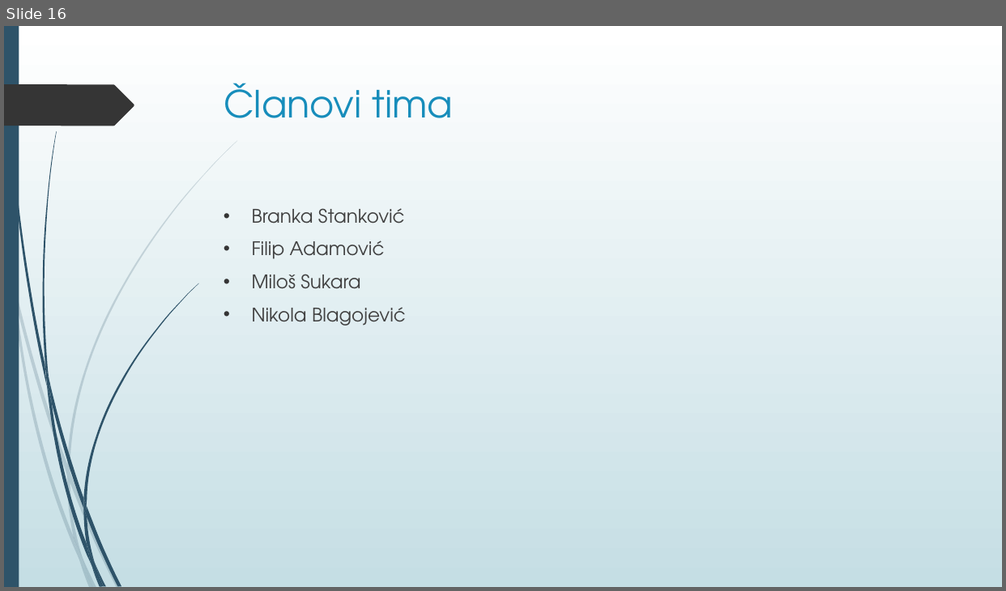
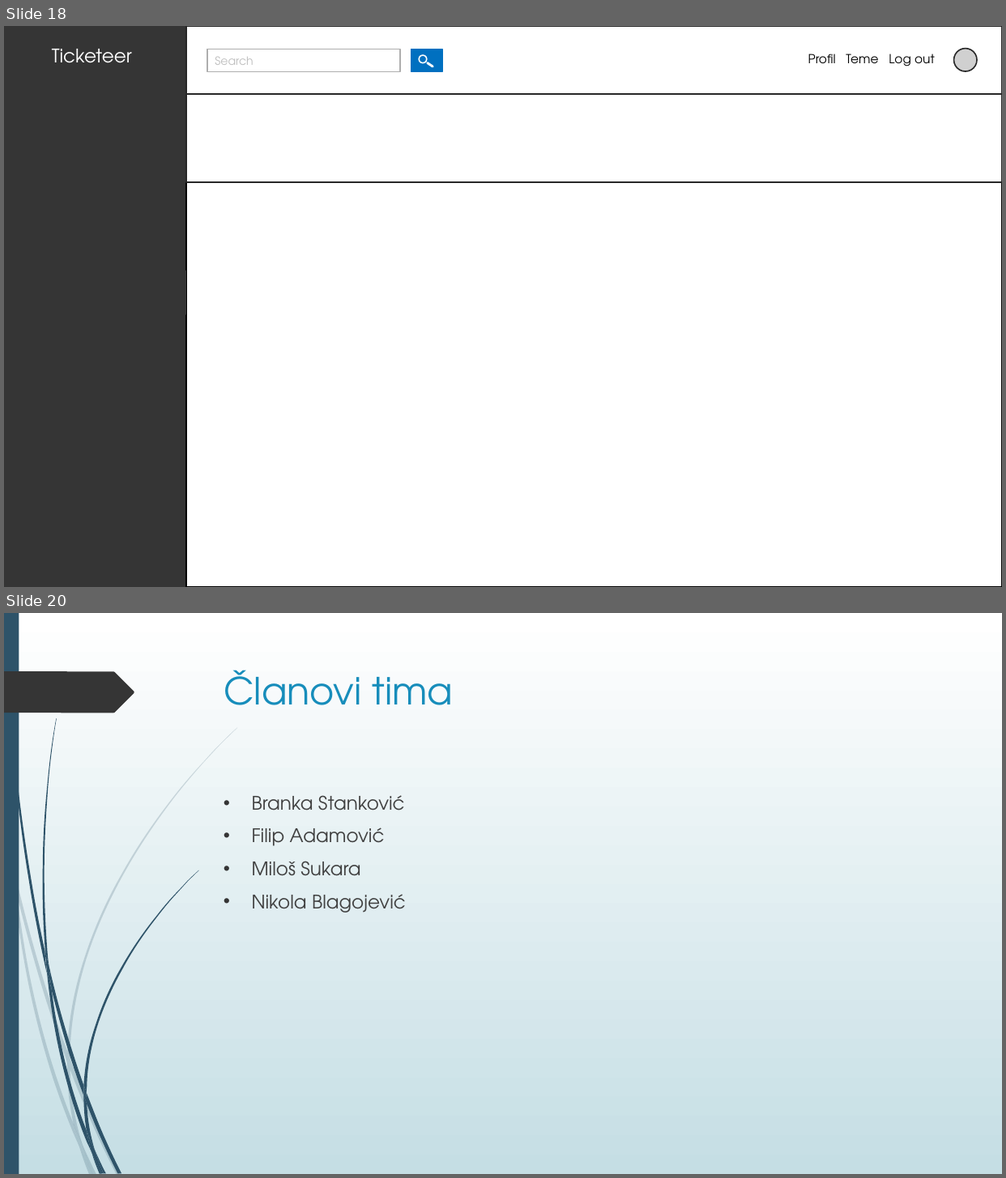
Before and after one commit to BNikola/ticketeer_old, a slide deck: Ticketeer.pptx. Shown one above the other, each under a label of ours: slide 16 before the commit, slides 18 and 20 after it; the slides between them are not shown. The pictures are 1006x591 and 1006x1178 pixels, drawn with LibreOffice and Linux fonts; fonts in the diff are those of the drawing; grey boxes stand for pictures. Boxes give left, top, right and bottom in pixels: in the first picture for what was removed or moved away, otherwise in the second. Text is boxed around its words. In the diff, an @@ line names an element or a change of style, - is before the commit and + after.

```diff
--- a/Ticketeer.pptx
+++ b/Ticketeer.pptx
@@ slide 18 added at [4,26,1002,587], background gradient #FFFFFF to #C5DEE5; not listed: 14 template elements that a slide beside it also shows @@
@@ rectangle added at [4,26,186,587], fill #353535 @@
@@ text added at [52,49,132,63], 18 pt, text #FFFFFF @@
+Ticketeer
@@ rectangle added at [186,26,1002,587], fill #FFFFFF @@
@@ rectangle added at [186,26,1002,94], fill #FFFFFF, outline #272727 1.25 pt @@
@@ rectangle added at [207,49,400,71], fill #FFFFFF, outline #AEAEAE 1.25 pt, 11 pt, text #BFBFBF @@
+Search
@@ rectangle added at [411,49,443,71], fill #0070C0, outline #0070C0 1.25 pt @@
@@ picture added at [954,49,978,71] @@
@@ ellipse added at [419,55,426,62], outline #FFFFFF 1.25 pt @@
@@ line added from (428, 62) to (433, 66), #FFFFFF 2.25 pt @@
@@ text added at [808,54,935,66], 12 pt, text #000000 @@
+Profil Teme Log out
@@ rectangle added at [4,94,186,139], fill #353535 @@
@@ rectangle added at [186,94,1002,182], fill #FFFFFF, outline #272727 1.25 pt @@
@@ rectangle added at [4,139,186,182], fill #353535 @@
@@ rectangle added at [4,182,186,227], fill #353535 @@
@@ rectangle added at [186,182,1002,587], fill #FFFFFF, outline #000000 1.25 pt @@
@@ rectangle added at [4,227,186,271], fill #353535 @@
@@ rectangle added at [4,271,186,315], fill #353535 @@
@@ what was slide 16 is now slide 20 @@
```
Also in this commit, not shown: 2 slides changed, 3 other slides added.
